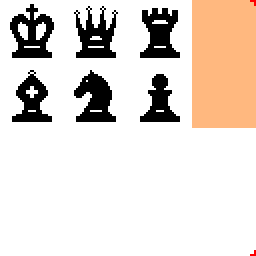
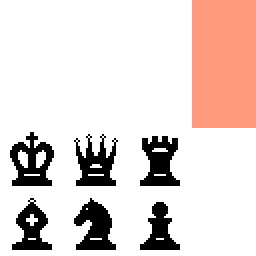
Two versions of the same layered image (256×256). Layer-by-layer changes:
removed layer "Layer" over (10, 0, 256, 256)
added layer "Layer #3" above "Layer #2" over (10, 4, 180, 122)
added layer "Layer #2" above "Layer #1" over (10, 132, 180, 250)
painted on "Layer #1" over (192, 0, 256, 128)
